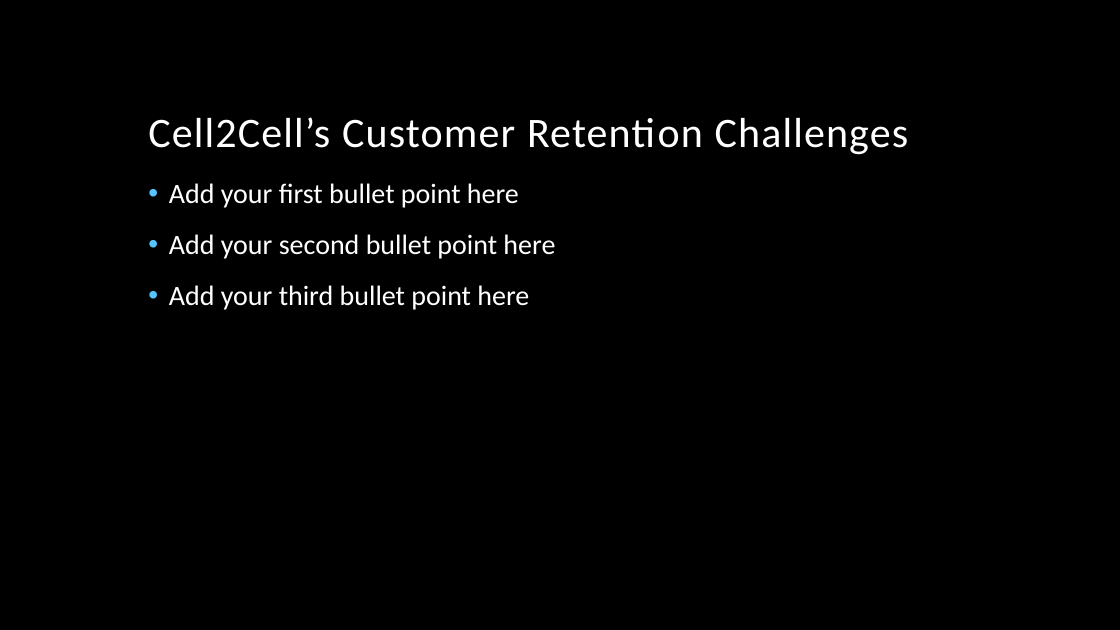
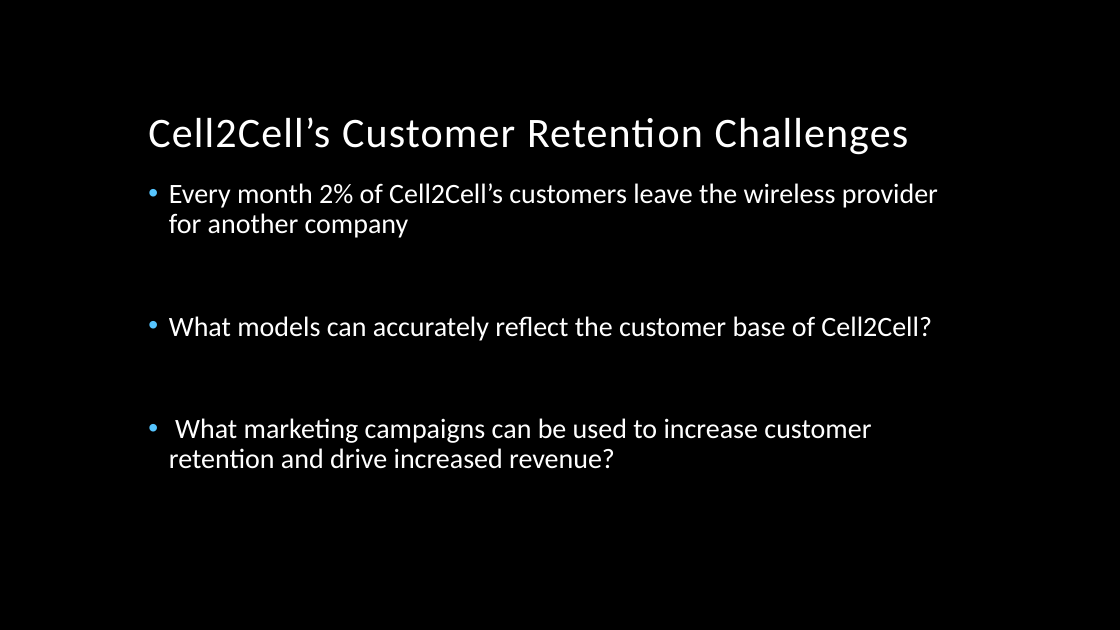
Before and after one commit to Oldyeller89/M_A_HW_Git, a slide deck: slide 2 of Assignment7/Group2_Presentation_Cell2CellPart2.pptx. Drawn at 1120x630 pixels with LibreOffice and Linux fonts; fonts in the diff are those of the drawing; background and template pictures are left out. Boxes give left, top, right and bottom in pixels: in the first picture for what was removed or moved away, otherwise in the second. Text is boxed around its words. In the diff, an @@ line names an element or a change of style, - is before the commit and + after.

```diff
--- a/Assignment7/Group2_Presentation_Cell2CellPart2.pptx
+++ b/Assignment7/Group2_Presentation_Cell2CellPart2.pptx
@@ text at box(169, 183, 938, 469): text changed @@
-• Add your first bullet point here
-• Add your second bullet point here
-• Add your third bullet point here
+• Every month 2% of Cell2Cell’s customers leave the wireless provider for another company
+• What models can accurately reflect the customer base of Cell2Cell?
+• What marketing campaigns can be used to increase customer retention and drive increased revenue?
```
Also in this commit, not shown: 4 slides added, 2 other files.
